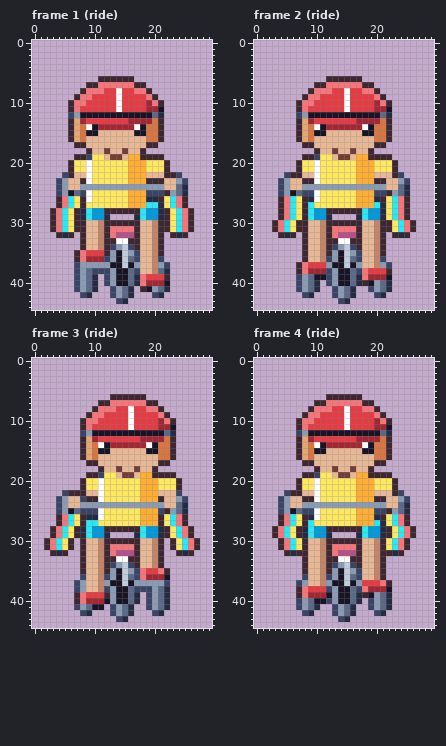
File history of a pixel-art file, art/depths/kid-on-bike@62.aseprite. Above: the version before the commit.
30x45 pixels, 4 frames. Shown: frame 1 (ride), frame 2 (ride), frame 3 (ride), frame 4 (ride).
Now the later version:
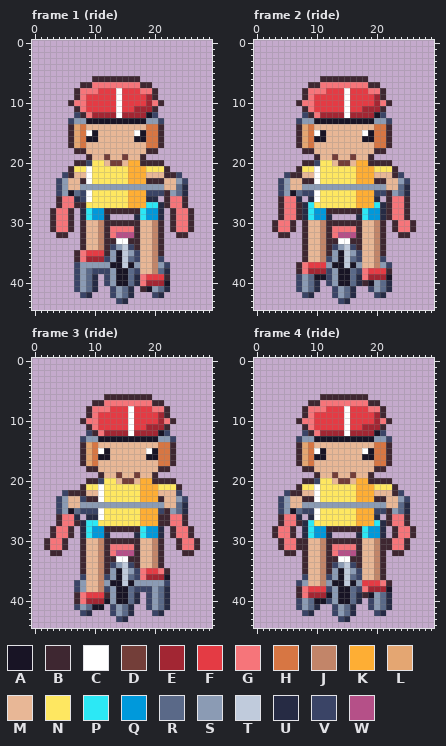
Palette (. is transparent): A #181425  B #3e2731  C #ffffff  D #733e39  E #a22633  F #e43b44  G #f6757a  H #d77643  J #c28569  K #feae34  L #e4a672  M #e8b796  N #fee761  P #2ce8f5  Q #0099db  R #5a6988  S #8b9bb4  T #c0cbdc  U #262b44  V #3a4466  W #b55088
Changes in this commit:
Changed rows in their new state; - is an unchanged pixel.
Frame 1 (ride):
first column x 6:
 6 ----B------B-----
 7 --B-G------G-B---
 8 -BG--F-----F-GB--
 9 ---F---------E---
11 .BG--------EE-B.-
12 .VBGEEEECEEEE-V.-
13 VSSAAAAAAAAAASSV-
14 ---MMMMMMMMMM----
15 ---C-------C-----
16 ---AA------AA----
17 BLH----------HHB-
18 -BBM--M--M--MBB--
19 -..BMMDMMDMM-...-
20 .BBV--MDDM--BBBB.
first column x 5:
26 -GUV------------.BG-
27 -GB--------------BG-
28 GB.--------------.BG
29 GB.--------------.BG
30 GB.--------------.BG
31 GB.--------------.BG
32 B.----------------.B
Frame 2 (ride):
first column x 7:
 6 ----B------B-----
 7 --B-G------G-B---
 8 -BG--F-----F-GB--
 9 ---F---------E---
11 .BG--------EE-B.-
12 .VBGEEEECEEEE-V.-
13 VSSAAAAAAAAAASSV-
14 ---MMMMMMMMMM----
15 ---C-------C-----
16 ---AA------AA----
17 BLH----------HHB-
18 -BBM--M--M--MBB--
19 -..BMMDMMDMM-...-
20 .BBV--MDDM--BBBB.
first column x 5:
26 -GU.------------.BG-
27 -GBU-------------BG-
28 -GBU-------------BG-
29 -GBU-------------BG-
30 GB.--------------.BG
31 GB.--------------.BG
32 B.----------------.B
Frame 3 (ride):
first column x 8:
 6 ----B------B-----
 7 --B-G------G-B---
 8 -BG--F-----F-GB--
 9 ---F---------E---
11 .BG--------EE-B.-
12 .VBGEEEECEEEE-V.-
13 VSSAAAAAAAAAASSV-
14 ---MMMMMMMMMM----
15 ---C-------C-----
16 ---AA------AA----
17 BLH----------HHB-
18 -BBM--M--M--MBB--
19 -..BMMDMMDMM-...-
20 .BBV--MDDM--BBBB.
first column x 4:
26 --GU.-------------BG--
27 --GBU-------------BG--
28 -GB.--------------.BG-
29 -GB.--------------.BG-
30 GB.----------------.BG
31 GB.----------------.BG
32 B.------------------.B
Frame 4 (ride):
first column x 7:
 6 ----B------B-----
 7 --B-G------G-B---
 8 -BG--F-----F-GB--
 9 ---F---------E---
11 .BG--------EE-B.-
12 .VBGEEEECEEEE-V.-
13 VSSAAAAAAAAAASSV-
14 ---MMMMMMMMMM----
15 ---C-------C-----
16 ---AA------AA----
17 BLH----------HHB-
18 -BBM--M--M--MBB--
19 -..BMMDMMDMM-...-
20 .BBV--MDDM--BBBB.
first column x 5:
26 -GU.------------.BG-
27 -GBU-------------BG-
28 GB.--------------.BG
29 GB.--------------.BG
30 -GB--------------BG-
31 -GB--------------BG-
32 -B.--------------.B-
